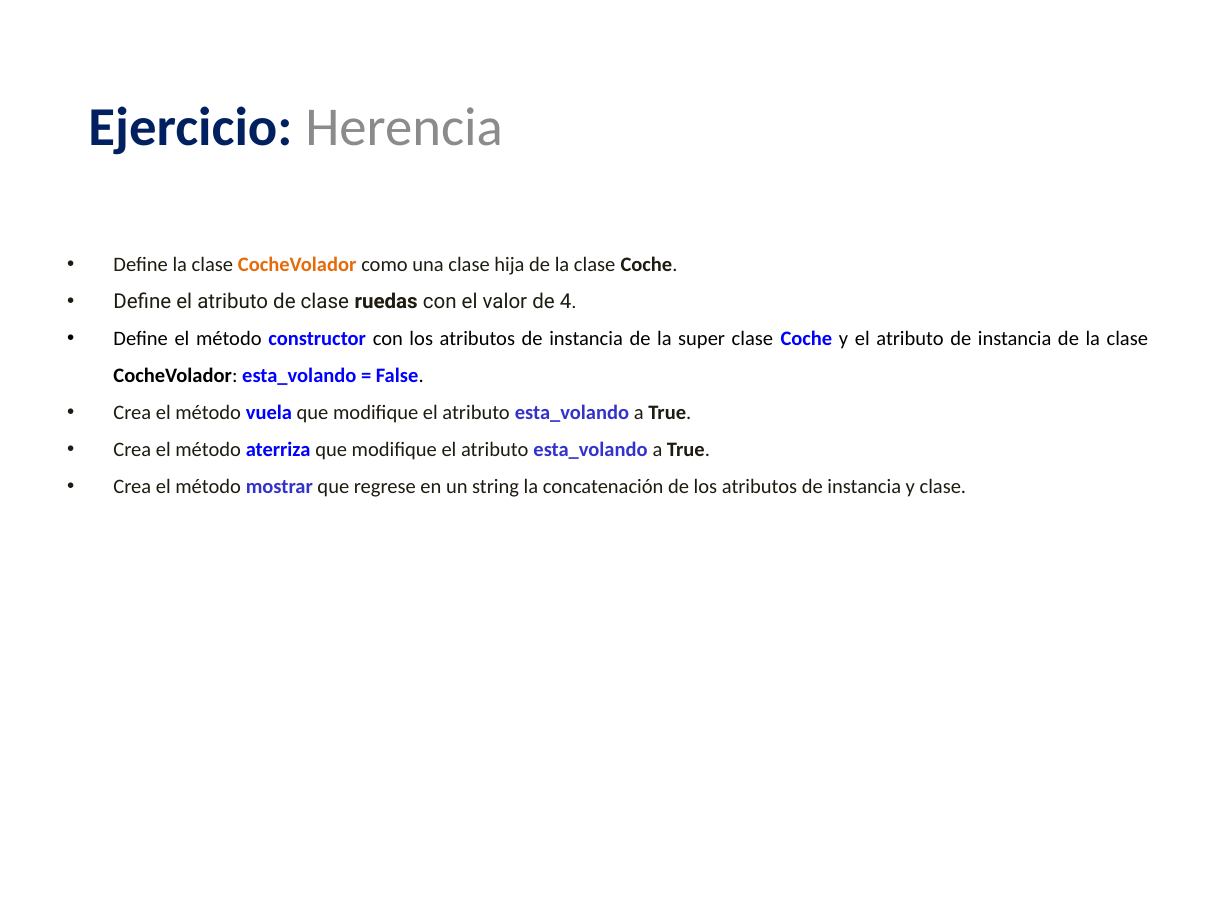
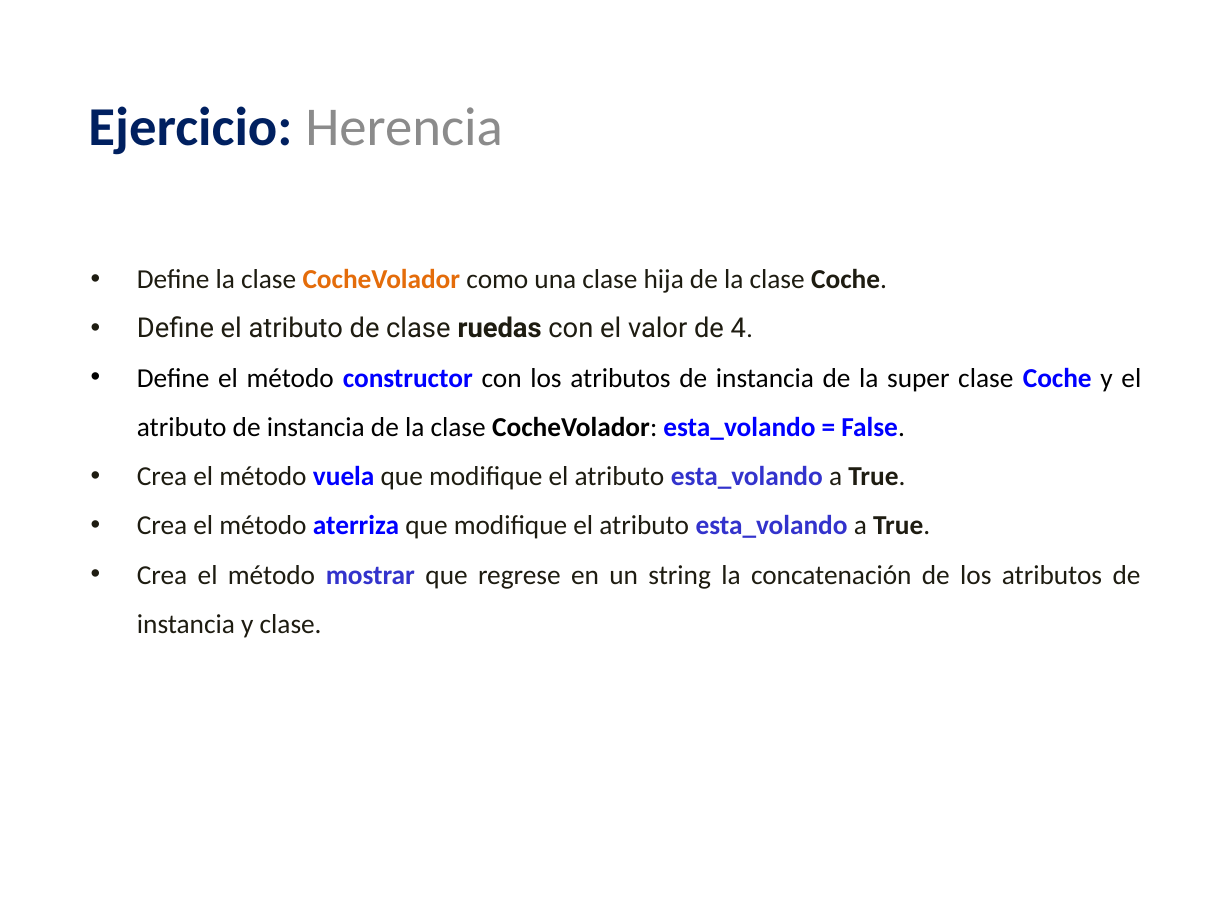
Before and after one commit to lizetheP/Analitica, a slide deck: slide 12 of CalendarioAgo2022/presentaciones/16_POO_Herencia.pptx. Drawn at 1232x924 pixels with LibreOffice and Linux fonts; fonts in the diff are those of the drawing. Boxes give left, top, right and bottom in pixels: in the first picture for what was removed or moved away, otherwise in the second. Text is boxed around its words. In the diff, an @@ line names an element or a change of style, - is before the commit and + after.

```diff
--- a/CalendarioAgo2022/presentaciones/16_POO_Herencia.pptx
+++ b/CalendarioAgo2022/presentaciones/16_POO_Herencia.pptx
@@ text "Define la clase CocheVolador como ...": place and size @@
-text "Define la clase CocheVolador como ..." at [113, 256, 1148, 497]
+text "Define la clase CocheVolador como ..." at [137, 268, 1141, 638]
@@ text "Define la clase CocheVolador como ..." at [137, 268, 1141, 638]: size 12 to 16 pt @@
```
Also in this commit, not shown: 1 other slide changed, 1 other file.
